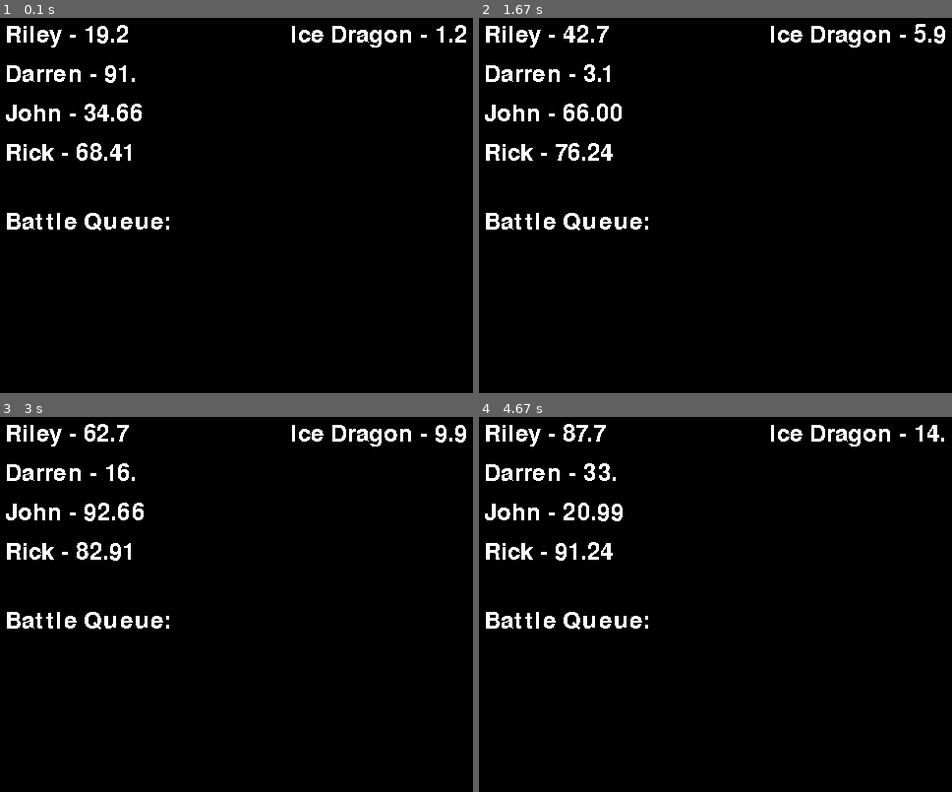
Above: before the commit, frames 1-4 (two rows, left to right).
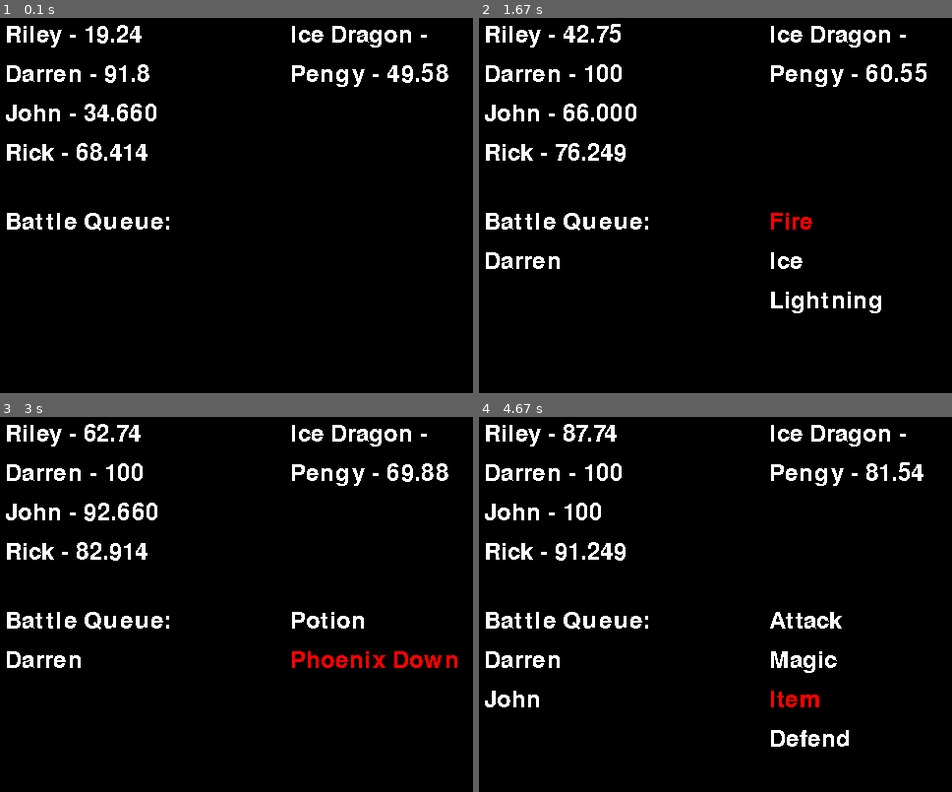
Above: after the commit, the same moments.

Repository: rigratz/PygameRPG
Game: pygame game, started from Main.py
Same seed, same stepped clock (60 frames per second), same inputs: the game is played once before the commit and once after it.
Inputs:
- Up to frame 1 (0.1 s): no input
- Up to frame 2 (1.67 s): hold X 0.33-0.8 s; hold Up 0.33-0.8 s; hold Up 0.83-1.3 s; tap Space at 1.33 s
- Up to frame 3 (3 s): hold Down 1.67-1.97 s; tap Space at 1.73, 2.07, 2.47, 2.87 s; hold Up 2-2.37 s; hold X 2.4-2.77 s; hold Down 2.4-2.77 s; hold Down from 2.8 s (still down)
- Up to frame 4 (4.67 s): release Down at 3.17 s; hold Up 3.2-3.5 s; tap Space at 3.27, 3.6, 3.93, 4.33 s; hold Down 3.53-3.83 s; hold Up 3.87-4.23 s; hold X 4.27-4.63 s; hold Down 4.27-4.63 s

The runs differ from the first frame. In frame 1, 0.9% of the frame differs, in the area x 27-99%, y 1-39%; in frame 2, 2.2%; in frame 3, 2.2%; in frame 4, 2.9%, in the area x 1-99%, y 2-88%.

Commit message:
Begun implementation of targeting, damage calculation, end conditions

Diff:
--- a/Battle.py
+++ b/Battle.py
@@ -1,118 +1,295 @@
 import pygame
 from pygame import *
 import random
-import time
-
+
+# Constants for identifying default battle actions
 ATTACK = 0
 MAGIC = 1
 ITEM = 2
 DEFEND = 3
 ACTIONS = ['Attack', 'Magic', 'Item', 'Defend']
 
+# Constants for returning state of Battle
+BATTLE_OVER = 0
+BATTLE_CONTINUE = 1
+
+SELECTION_BUFFER = 150
+
 
 class Battle(object):
-    def __init__(self, players, enemyGroup, background):
-        self.players = players
+    def __init__(self, party, enemyGroup, background):
+        self.party = party
+        self.players = party.members
         self.enemyGroup = enemyGroup
         self.bg = background
         self.battleTimer = pygame.time.Clock()
         self.battleQueue = BattleQueue()
         self.highlightedAction = -1
         self.highlightedEnemy = -1
+        self.magicMenu = False
+        self.itemMenu = False
+        self.targeting = False
+        self.selectionBuffer = 0
 
         # Each character's starting ATB value is random
         for p in self.players:
             p.atb = random.randrange(0, 100)
 
-    def get_players(self):
-        return self.players
-
-    def get_enemies(self):
-        return self.enemies
-
-    def get_battle_queue(self):
-        return self.battleQueue
+    # def get_players(self):
+    #     return self.players
+    #
+    # def get_enemies(self):
+    #     return self.enemies
+    #
+    # def get_battle_queue(self):
+    #     return self.battleQueue
 
     def progress(self, controls, screen):
+        """Main logic controlling the flow of the Battle loop"""
+
+        # Check if all enemies have been defeated
+        if len(self.enemyGroup.members) <= 0:
+            print('You win! Collect XP and such')
+            self.battle_results()
+            return BATTLE_OVER
+
         self.battleTimer.tick(60)
         textX = 10
         textY = 10
         atbIncrement = self.battleTimer.get_time()
+
+        # Timer handling for input buffering
+        if self.selectionBuffer > 0:
+            self.selectionBuffer -= atbIncrement
+            if self.selectionBuffer < 0:
+                self.selectionBuffer = 0
+
         for p in self.players:
+            # Adjust player character's ATB gauge
             p.atb_charge(atbIncrement)
             if p.ready is False and p.get_atb_charge() == 100:
-                print('Enqueueing ' + p.name)
+                # Place player character in Battle Queue if ready for action
                 self.battleQueue.enqueue(p)
                 if self.highlightedAction == -1:
                     self.highlightedAction = ATTACK
                 p.ready = True
 
-            # Display Party info on screen
-            txt = pygame.font.Font(None, 36)
-            string = p.get_name() + ' - ' + str(p.get_atb_charge())
-            render = txt.render(string[0:12], 0, (255, 255, 255))
-            screen.blit(render, (textX, textY))
+            # Display Character info on screen
+            self.display_single_line((p.get_name() + ' - ' + str(p.get_atb_charge())), textX, textY, screen)
             textY += 40
 
         textX = 300
         textY = 10
+
         for e in self.enemyGroup.members:
+            # Adjust enemy ATB gauge
             e.atb_charge(atbIncrement)
             if e.ready:
                 e.battle_script()
                 # Wait for 4 seconds (attack animation)
                 # time.sleep(4)
 
-
             # Display Enemy info on screen
-            txt = pygame.font.Font(None, 36)
-            string = e.name + " - " + str(e.atb)
-            render = txt.render(string[0:16], 0, (255, 255, 255))
-            screen.blit(render, (textX, textY))
+            self.display_single_line((e.name + ' - ' + str(e.atb)), textX, textY, screen)
             textY += 40
 
         textX = 10
         textY = 200
+        self.display_single_line('Battle Queue:', textX, textY, screen)
+
+        textY += 40
+
+        # Display all characters readied in Battle Queue
+        for p in self.battleQueue.queue:
+            self.display_single_line(p.name, textX, textY, screen)
+            textY += 40
+
+        # Display and navigate available Action options
+        if self.battleQueue.get_size() > 0:
+            availableTechs = self.battleQueue.peek().techs
+            availableItems = self.party.items
+            if self.magicMenu is False and self.itemMenu is False and self.targeting is False:
+                # Display default Battle options
+                self.display_options(ACTIONS, self.highlightedAction, 300, 200, screen)
+
+                if self.selectionBuffer == 0:
+                    if controls.select:
+                        if self.highlightedAction == ATTACK:
+                            # player = self.battleQueue.dequeue()
+                            # print(player.name + ' attacks!')
+                            self.targeting = True
+                            self.highlightedAction = 0
+                            # player.reset_atb()
+                        elif self.highlightedAction == MAGIC:
+                            self.magicMenu = True
+                            self.highlightedAction = 0
+                        elif self.highlightedAction == ITEM:
+                            self.itemMenu = True
+                            self.highlightedAction = 0
+                        elif self.highlightedAction == DEFEND:
+                            player = self.battleQueue.dequeue()
+                            print(player.name + ' defends!')
+                            self.highlightedAction = 0
+                            player.reset_atb()
+                        self.selectionBuffer = SELECTION_BUFFER
+
+                    if controls.skip:
+                        self.battleQueue.front_to_back()
+                        self.highlightedAction = 0
+                        self.selectionBuffer = SELECTION_BUFFER
+                    if controls.up:
+                        self.highlightedAction -= 1
+                        if self.highlightedAction < ATTACK:
+                            self.highlightedAction = DEFEND
+                        self.selectionBuffer = SELECTION_BUFFER
+                    if controls.down:
+                        self.highlightedAction += 1
+                        if self.highlightedAction > DEFEND:
+                            self.highlightedAction = ATTACK
+                        self.selectionBuffer = SELECTION_BUFFER
+            elif self.magicMenu is False and self.itemMenu is False and self.targeting is True:
+                self.display_targets(self.enemyGroup.members, self.highlightedAction,300, 200, screen)
+
+                if self.selectionBuffer == 0:
+                    if controls.select:
+                        target = self.enemyGroup.members[self.highlightedAction]
+                        player = self.battleQueue.dequeue()
+                        print(target.name + ' HP: ' + str(target.hp))
+                        print(player.name + ' attacks ' + target.name)
+                        self.calculate_damage(player, target, 'Attack')
+                        print(target.name + ' HP: ' + str(target.hp))
+                        if target.hp <= 0:
+                            print(target.name + ' defeated!')
+                            self.enemyGroup.members.remove(target)
+                        self.highlightedAction = 0
+                        self.targeting = False
+                        player.reset_atb()
+                        self.selectionBuffer = SELECTION_BUFFER
+
+                    if controls.cancel:
+                        self.targeting = False
+                        self.selectionBuffer = SELECTION_BUFFER
+
+                    if controls.skip:
+                        if self.battleQueue.size > 1:
+                            self.battleQueue.front_to_back()
+                            self.highlightedAction = 0
+                            self.selectionBuffer = SELECTION_BUFFER
+                    if controls.up:
+                        self.highlightedAction -= 1
+                        if self.highlightedAction < 0:
+                            self.highlightedAction = len(self.enemyGroup.members) - 1
+                        self.selectionBuffer = SELECTION_BUFFER
+                    if controls.down:
+                        self.highlightedAction += 1
+                        if self.highlightedAction > len(self.enemyGroup.members) - 1:
+                            self.highlightedAction = 0
+                        self.selectionBuffer = SELECTION_BUFFER
+            elif self.magicMenu and not self.targeting:
+                # Display Magic options
+                self.display_options(self.battleQueue.peek().techs, self.highlightedAction, 300, 200, screen)
+
+                if self.selectionBuffer == 0:
+                    if controls.select:
+                        # player = self.battleQueue.dequeue()
+                        # print(player.name + ' uses ' + availableTechs[self.highlightedAction] + " magic!")
+                        # self.magicMenu = False
+                        self.targeting = True
+                        self.highlightedAction = 0
+                        self.selectionBuffer = SELECTION_BUFFER
+                        # player.reset_atb()
+                    if controls.cancel:
+                        self.magicMenu = False
+                        self.selectionBuffer = SELECTION_BUFFER
+                    if controls.up:
+                        self.highlightedAction -= 1
+                        if self.highlightedAction < 0:
+                            self.highlightedAction = len(availableTechs) - 1
+                        self.selectionBuffer = SELECTION_BUFFER
+                    if controls.down:
+                        self.highlightedAction += 1
+                        if self.highlightedAction > len(availableTechs) - 1:
+                            self.highlightedAction = 0
+                        self.selectionBuffer = SELECTION_BUFFER
+            elif self.itemMenu and not self.targeting:
+                # Display available Item options
+                self.display_options(self.party.items, self.highlightedAction, 300, 200, screen)
+
+                if self.selectionBuffer == 0:
+                    if controls.select:
+                        player = self.battleQueue.dequeue()
+                        print(player.name + ' uses ' + availableItems[self.highlightedAction] + " item!")
+                        self.itemMenu = False
+                        self.selectionBuffer = SELECTION_BUFFER
+                        player.reset_atb()
+                    if controls.cancel:
+                        self.itemMenu = False
+                        self.selectionBuffer = SELECTION_BUFFER
+                    if controls.up:
+                        self.highlightedAction -= 1
+                        if self.highlightedAction < 0:
+                            self.highlightedAction = len(availableItems) - 1
+                        self.selectionBuffer = SELECTION_BUFFER
+                    if controls.down:
+                        self.highlightedAction += 1
+                        if self.highlightedAction > len(availableItems) - 1:
+                            self.highlightedAction = 0
+                        self.selectionBuffer = SELECTION_BUFFER
+            elif self.magicMenu and self.targeting:
+                self.display_targets(self.enemyGroup.members, self.highlightedAction, 300, 200, screen)
+                pass
+            elif self.itemMenu and self.targeting:
+                pass
+        else:
+            self.highlightedAction = -1
+        return BATTLE_CONTINUE
+
+    @staticmethod
+    def display_single_line(line, x, y, screen):
+        """Displays a single line of text on Battle screen"""
         txt = pygame.font.Font(None, 36)
-        string = 'Battle Queue:'
-        render = txt.render(string[0:13], 0, (255, 255, 255))
-        screen.blit(render, (textX, textY))
-        textY += 40
-        for p in self.battleQueue.queue:
+        render = txt.render(line[0:13], 0, (255, 255, 255))
+        screen.blit(render, (x, y))
+
+    @staticmethod
+    def display_options(options, highlight, startX, startY, screen):
+        """Displays list of relevant options"""
+        x = startX
+        y = startY
+        for o in options:
             txt = pygame.font.Font(None, 36)
-            string = p.get_name()
-            render = txt.render(string[0:13], 0, (255, 255, 255))
-
-            screen.blit(render, (textX, textY))
-            textY += 40
-
-        if self.battleQueue.get_size() > 0:
-            textX = 300
-            textY = 200
-            for a in ACTIONS:
-                txt = pygame.font.Font(None, 36)
-                if a == ACTIONS[self.highlightedAction]:
-                    render = txt.render(a[0:13], 0, (255, 0, 0))
-                else:
-                    render = txt.render(a[0:13], 0, (255, 255, 255))
-                screen.blit(render, (textX, textY))
-                textY += 40
-
-            if self.battleQueue.peek().ready:
-                if controls.select and self.highlightedAction == ATTACK:
-                    player = self.battleQueue.dequeue()
-                    print(player.name + ' attacks!')
-                    player.reset_atb()
-                if controls.skip:
-                    self.battleQueue.front_to_back()
-                if controls.up:
-                    self.highlightedAction -= 1
-                    if self.highlightedAction < ATTACK:
-                        self.highlightedAction = DEFEND
-                if controls.down:
-                    self.highlightedAction += 1
-                    if self.highlightedAction > DEFEND:
-                        self.highlightedAction = ATTACK
+            if o == options[highlight]:
+                render = txt.render(o[0:13], 0, (255, 0, 0))
+            else:
+                render = txt.render(o[0:13], 0, (255, 255, 255))
+            screen.blit(render, (x, y))
+            y += 40
+
+    @staticmethod
+    def display_targets(targets, highlight, startX, startY, screen):
+        """Displays list of targets for currently selected action"""
+        x = startX
+        y = startY
+        for t in targets:
+            txt = pygame.font.Font(None, 36)
+            if t is targets[highlight]:
+                render = txt.render(t.name[0:13], 0, (255, 0, 0))
+            else:
+                render = txt.render(t.name[0:13], 0, (255, 255, 255))
+            screen.blit(render, (x, y))
+            y += 40
+
+    def navigate_targets(self, caster, targets, action):
+        pass
+
+    def calculate_damage(self, caster, target, action):
+        """Determines the result of a caster's action on a target"""
+        if action == 'Attack':
+            target.hp -= caster.str
+
+    def battle_results(self):
+        """Calculate XP gain, level increase, item drops, etc"""
+        pass
 
 
 class BattleQueue(object):
@@ -138,7 +315,7 @@
         if self.queue[0] is not None:
             data = self.queue[0]
             self.queue.remove(data)
-            self.size += -1
+            self.size -= 1
         return data
 
     def front_to_back(self):
--- a/Controls.py
+++ b/Controls.py
@@ -9,7 +9,7 @@
 
 class Controls(object):
     def __init__(self):
-        self.up = self.down = self.left = self.right = self.running = self.select = self.skip = False
+        self.up = self.down = self.left = self.right = self.select = self.skip = self.cancel = False
 
     def handle_controls(self, theState):
         if theState == EXPLORING:
@@ -47,6 +47,8 @@
                     self.select = True
                 if e.type == KEYDOWN and e.key == K_s:
                     self.skip = True
+                if e.type == KEYDOWN and e.key == K_x:
+                    self.cancel = True
 
                 if e.type == KEYUP and e.key == K_UP:
                     self.up = False
@@ -56,8 +58,10 @@
                     self.skip = False
                 if e.type == KEYUP and e.key == K_SPACE:
                     self.select = False
+                if e.type == KEYUP and e.key == K_x:
+                    self.cancel = False
         elif theState == MENU:
             pass
 
     def initialize(self):
-        self.up = self.down = self.left = self.right = self.select = self.skip = False
+        self.up = self.down = self.left = self.right = self.select = self.skip = self.cancel = False
--- a/EnemyGroup.py
+++ b/EnemyGroup.py
@@ -15,12 +15,13 @@
                 self.members.append(Pengy())
             else:
                 self.members.append(IceDragon())
+                self.members.append(Pengy())
 
 
 class Enemy(object):
     def __init__(self, name, **kwargs):
         self.name = name
-        self.hp = 100
+        self.hp = 10
         self.atk = 10
         self.dfn = 10
         self.spd = 10
@@ -60,7 +61,7 @@
 
 class IceDragon(Enemy):
     def __init__(self):
-        super(IceDragon, self).__init__('Ice Dragon', atk=50, spd=3)
+        super(IceDragon, self).__init__('Ice Dragon', hp=30, atk=50, spd=3)
 
     def battle_script(self):
         print('Ice Dragon strikes!')
--- a/Entity.py
+++ b/Entity.py
@@ -67,8 +67,6 @@
             self.yvel = -2
         if control.down:
             self.yvel = 2
-        if control.running:
-            self.xvel = 12
         if control.left:
             self.xvel = -2
         if control.right:
--- a/GameEngine.py
+++ b/GameEngine.py
@@ -34,7 +34,7 @@
     def start(self):
         self.state = EXPLORING
         self.state = BATTLE
-        bat = Battle(self.party.get_party(), EnemyGroup("SnowWorld"), 4)
+        bat = Battle(self.party, EnemyGroup("SnowWorld"), 4)
         while 1:
             self.timer.tick(60)
             self.control.handle_controls(self.state)
@@ -49,6 +49,8 @@
         bg = Surface((32,32))
         bg.convert()
         bg.fill(Color("#000000"))
+        self.screen.fill((0, 0, 0))
+
         # draw background
         for y in range(32):
             for x in range(32):
@@ -71,7 +73,7 @@
         bg.convert()
         bg.fill(Color("#000000"))
         self.screen.fill((0, 0, 0))
-        battle.progress(self.control, self.screen)
+        self.state = battle.progress(self.control, self.screen)
 
         pygame.display.update()
 
--- a/Party.py
+++ b/Party.py
@@ -3,6 +3,7 @@
 
     def __init__(self):
         self.members = []
+        self.items = ["Potion", "Phoenix Down"]
 
     def __iter__(self):
         self._i = 0
